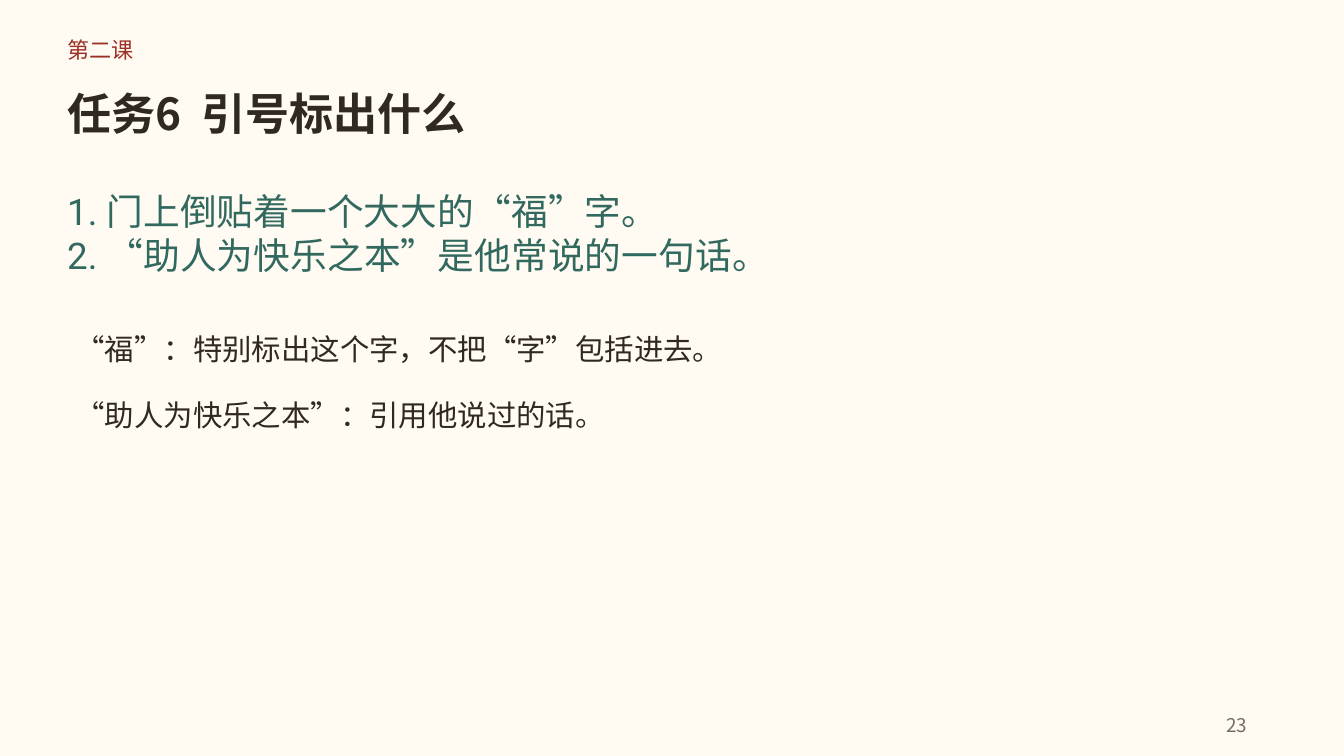
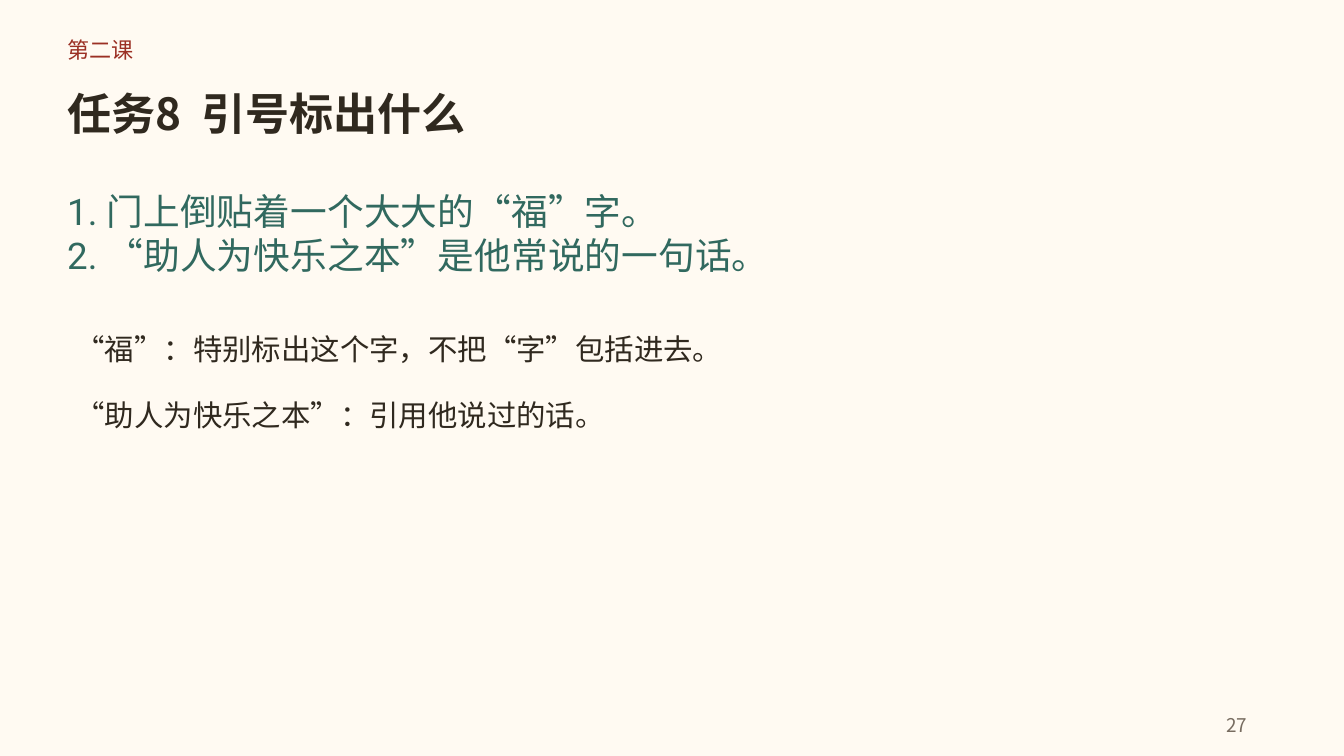
Before and after one commit to lf9675/huawentong-home, a slide deck: slide 27 of du/textbook/1hcl/unit2/tuanyuanfan/downloads/tuanyuanfan-teaching.pptx (slide 23 before the commit). Drawn at 1344x756 pixels with LibreOffice and Linux fonts; fonts in the diff are those of the drawing. Boxes give left, top, right and bottom in pixels: in the first picture for what was removed or moved away, otherwise in the second. Text is boxed around its words. In the diff, an @@ line names an element or a change of style, - is before the commit and + after.

```diff
--- a/du/textbook/1hcl/unit2/tuanyuanfan/downloads/tuanyuanfan-teaching.pptx
+++ b/du/textbook/1hcl/unit2/tuanyuanfan/downloads/tuanyuanfan-teaching.pptx
@@ text at (x1=67, y1=92, x2=465, y2=134): text changed @@
-任务6 引号标出什么
+任务8 引号标出什么
@@ text at (x1=1226, y1=718, x2=1247, y2=732): text changed @@
-23
+27
```
Also in this commit, not shown: 18 other slides changed, 5 slides added, 1 slide removed, 37 other files.
